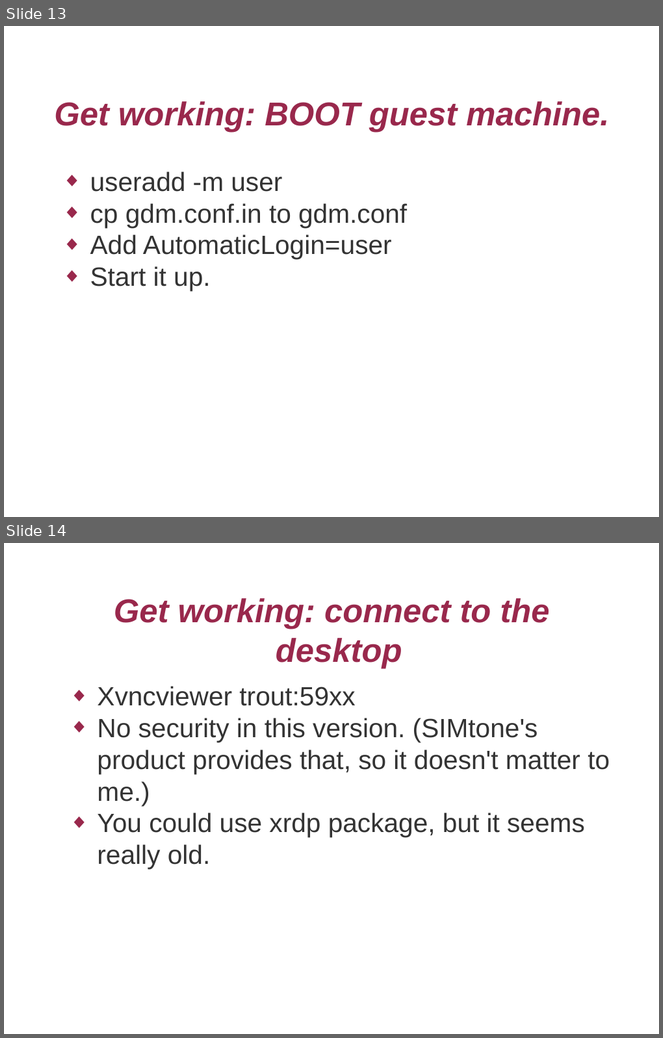
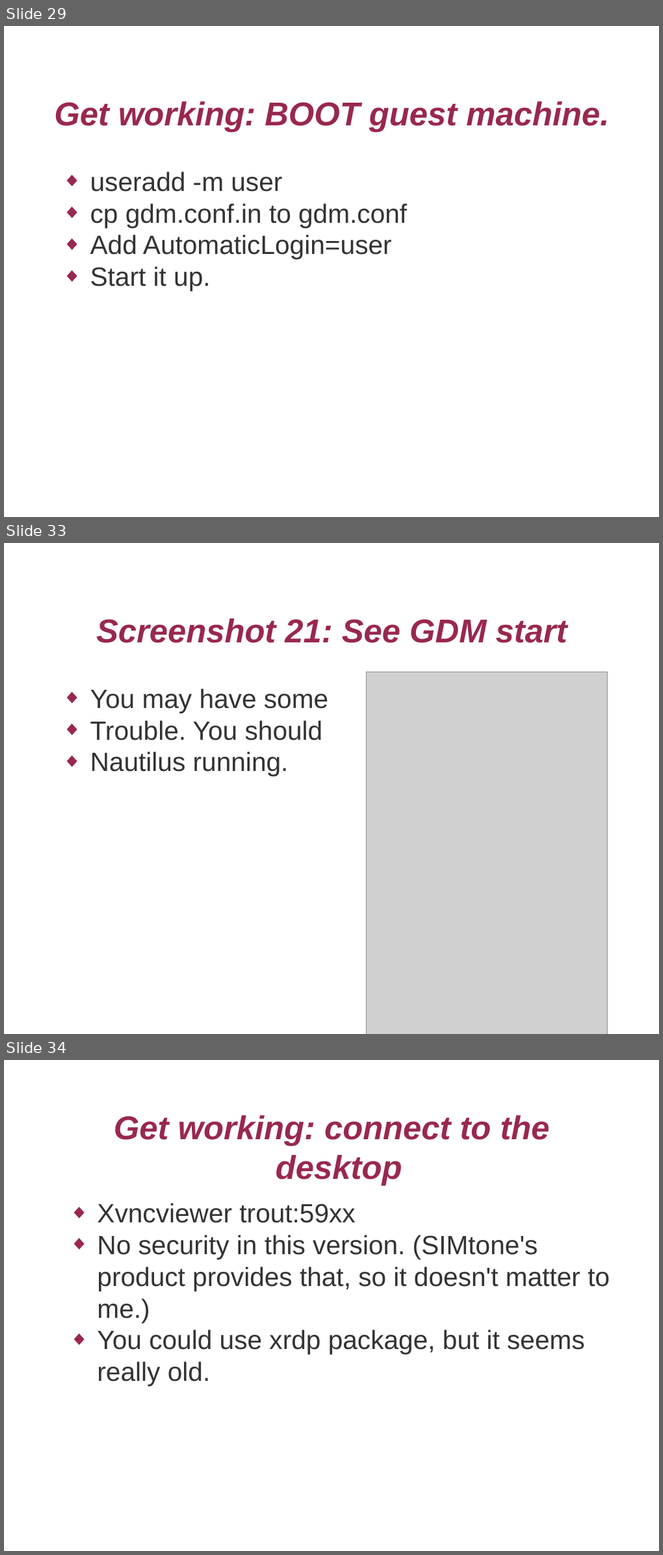
Before and after one commit to mcr/ols2009-campus-desktop, a slide deck: campusdesktop.odp. Shown one above the other, each under a label of ours: slides 13 and 14 before the commit, slides 29, 33 and 34 after it; the slides between them are not shown. The pictures are 663x1038 and 663x1555 pixels, drawn with LibreOffice and Linux fonts; fonts in the diff are those of the drawing; grey boxes stand for pictures; background and template pictures are left out. Boxes give left, top, right and bottom in pixels: in the first picture for what was removed or moved away, otherwise in the second. Text is boxed around its words. In the diff, an @@ line names an element or a change of style, - is before the commit and + after.

```diff
--- a/campusdesktop.odp
+++ b/campusdesktop.odp
@@ slide 33 added at bbox=[4, 543, 659, 1034], background picture (left out) @@
@@ title added at bbox=[96, 618, 568, 643], 40 pt, text #99284C, bold, italic @@
+Screenshot 21: See GDM start
@@ picture added at bbox=[367, 672, 607, 1034] @@
@@ text added at bbox=[90, 689, 328, 776], 32 pt, text #333333 @@
+◆ You may have some
+◆ Trouble. You should
+◆ Nautilus running.
@@ what was slide 13 is now slide 29 @@
@@ what was slide 14 is now slide 34 @@
```
Also in this commit, not shown: 4 slides changed, 26 other slides added, 2 slides removed, 3 other files.
